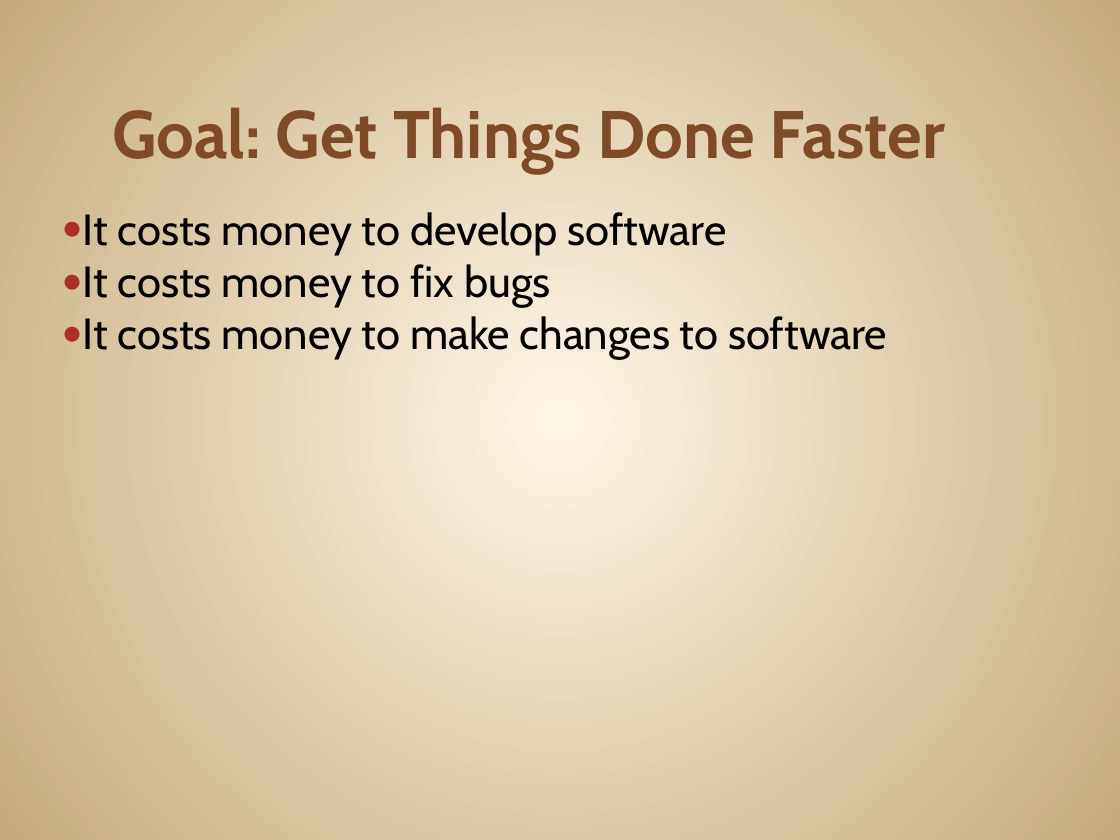
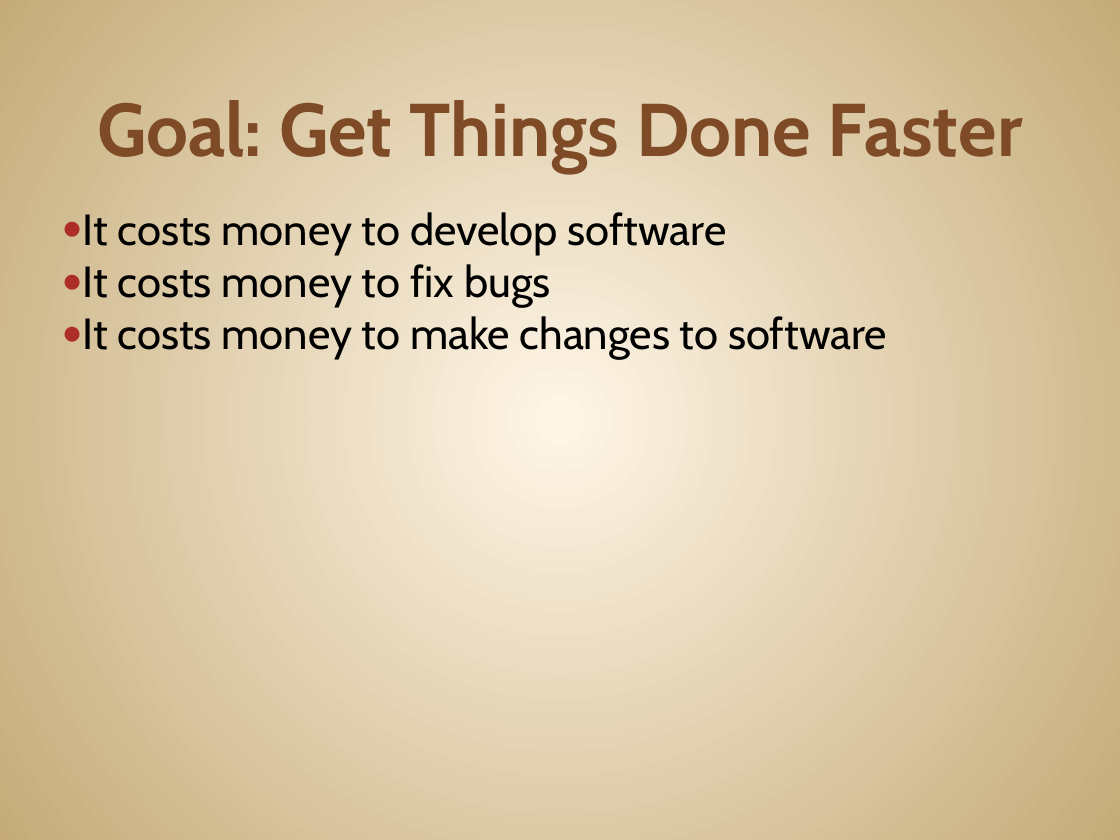
Before and after one commit to JonKruger/oop-solid-sample, a slide deck: slide 9 of slides/OOP-SOLID-CodeMash.pptx (slide 41 before the commit). Drawn at 1120x840 pixels with LibreOffice and Linux fonts; fonts in the diff are those of the drawing. Boxes give left, top, right and bottom in pixels: in the first picture for what was removed or moved away, otherwise in the second. Text is boxed around its words. In the diff, an @@ line names an element or a change of style, - is before the commit and + after.

```diff
--- a/slides/OOP-SOLID-CodeMash.pptx
+++ b/slides/OOP-SOLID-CodeMash.pptx
@@ title "Goal: Get Things Done Faster" at (x1=97, y1=100, x2=1023, y2=173): size 43.2 to 48 pt @@
```
Also in this commit, not shown: 4 other slides changed, 6 slides added, 5 slides removed.
